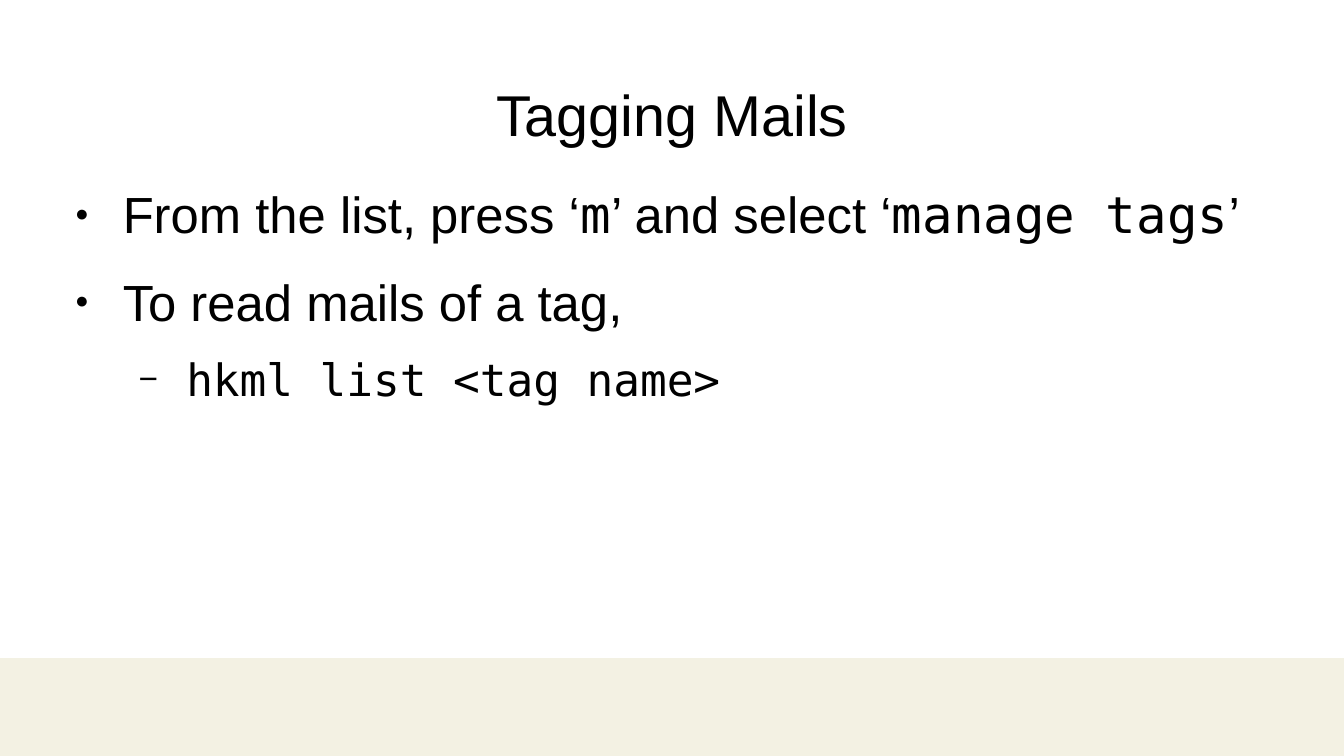
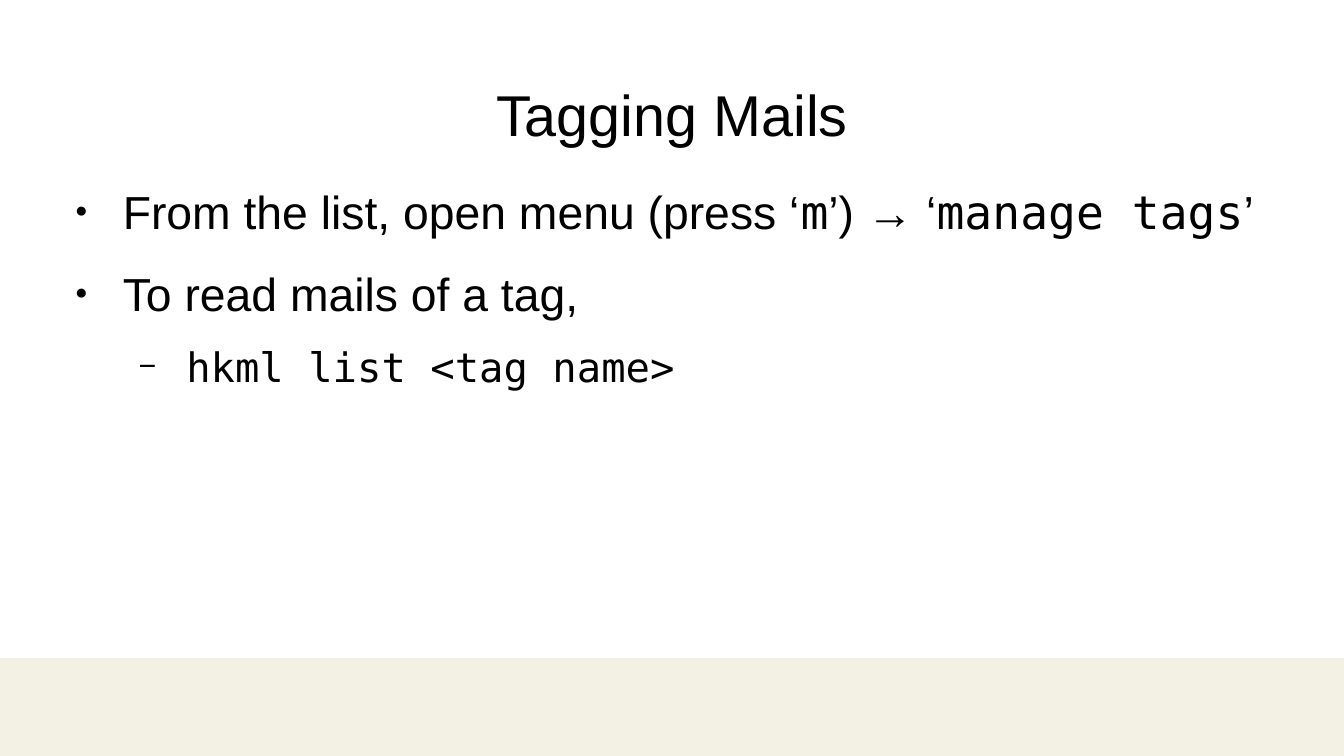
Before and after one commit to damonitor/talks, a slide deck: slide 20 of 2025/ossjp/hkml_ossjp25.odp (slide 19 before the commit). Drawn at 1344x756 pixels with LibreOffice and Linux fonts; fonts in the diff are those of the drawing; background and template pictures are left out. Boxes give left, top, right and bottom in pixels: in the first picture for what was removed or moved away, otherwise in the second. Text is boxed around its words. In the diff, an @@ line names an element or a change of style, - is before the commit and + after.

```diff
--- a/2025/ossjp/hkml_ossjp25.odp
+++ b/2025/ossjp/hkml_ossjp25.odp
@@ text at <box>123,195,1254,239</box>: text changed; size 27.2 to 24.8 pt @@
-● From the list, press ‘m’ and select ‘manage tags’
+● From the list, open menu (press ‘m’) → ‘manage tags’
@@ text at <box>123,277,674,390</box>: size 27.2 to 24.8 pt in "To read mails of a tag,"; size 23.8 to 21.7 pt in "hkml list <tag name>" @@
```
Also in this commit, not shown: 18 other slides changed, 3 slides added, 4 slides removed, 1 other file.
